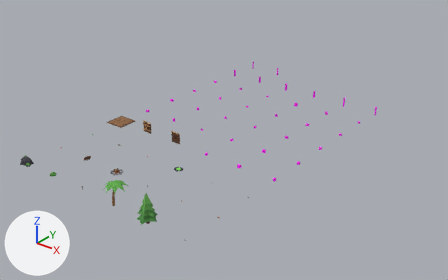
Before and after pictures for a commit that changed the OBJ model assets/models/tidebound_models.obj.
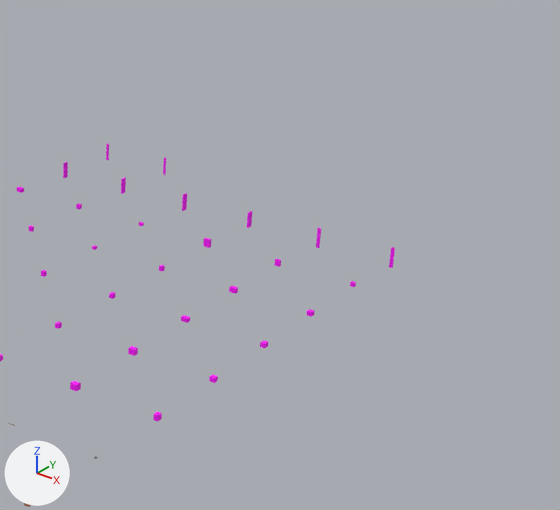
There are two pictures of each version: one whole from a 50 mm camera at (352.0, -217.0, 207.0) aimed at (68.0, 138.0, -14.0), one close up on the part from 46% to 100% of the width and 0% to 78% of the height. The axes (+X, +Y, +Z) are drawn at lower left. The lights are the same throughout. The older version's two pictures come first. Where no turn or scale is listed for an object, it has been applied to the vertices. Vertices at exactly the same position are counted once.

Names of what the first close-up shows: 'tidebound_models'.
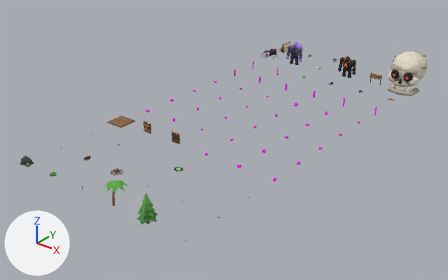
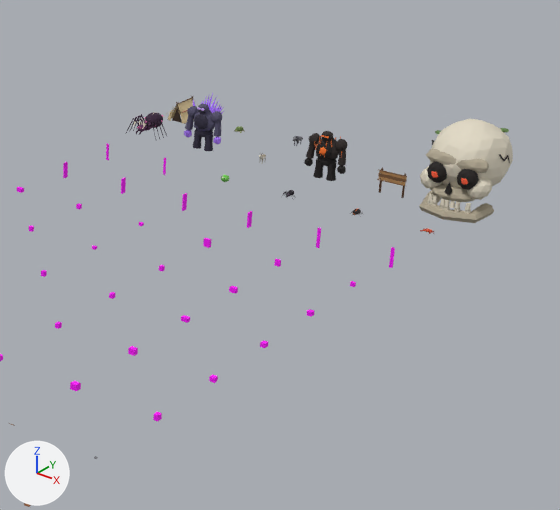
Edits to the bpy script that builds the scene:
```text
Change me_tidebound_models:
    remove me_tidebound_models.from_pydata(...)  # 9064 vertices, 8462 faces; spans x -8.0..151.0, y -8.0..270.0, z -4.0..21.0
    add me_tidebound_models.from_pydata(...)  # 14148 vertices, 15414 faces; spans x -8.0..165.0, y -8.0..339.0, z -4.0..36.0
    me_tidebound_models part 1: 4562 vertices added at x -8.0..165.0, y 267.0..339.0, z -1.0..36.0
    other edits to the shape of me_tidebound_models do not show in these pictures
    add me_tidebound_models.materials.append(mat_slimegoo_001)  # green #6ec450
    add me_tidebound_models.materials.append(mat_slimecore)  # dark green #3c7828
    add me_tidebound_models.materials.append(mat_eyewhite)  # white #f0ecdc
    add me_tidebound_models.materials.append(mat_eyedark)  # black #161210
    add me_tidebound_models.materials.append(mat_slimemud)  # brown #5a5034
    add me_tidebound_models.materials.append(mat_crawlerdark)  # black #28222c
    add me_tidebound_models.materials.append(mat_crawlerbody)  # dark grey #463c4a
    add me_tidebound_models.materials.append(mat_crawlerglow)  # green #8cffaa
    add me_tidebound_models.materials.append(mat_lava)  # orange #ff7828
    add me_tidebound_models.materials.append(mat_beetleshell)  # black #282022
    add me_tidebound_models.materials.append(mat_beetleunder)  # brown #46322c
    add me_tidebound_models.materials.append(mat_crabshell)  # red #d65434
    add me_tidebound_models.materials.append(mat_crabshelldark)  # red #a03624
    add me_tidebound_models.materials.append(mat_eyedark_001)  # black #161210
    add me_tidebound_models.materials.append(mat_crabunder)  # beige #f0c496
    add me_tidebound_models.materials.append(mat_queendark)  # dark purple #361c38
    add me_tidebound_models.materials.append(mat_queenbody)  # dark purple #60345c
    add me_tidebound_models.materials.append(mat_queenbone)  # pale yellow #e8dec8
    add me_tidebound_models.materials.append(mat_queenglow)  # pink #ff78be
    add me_tidebound_models.materials.append(mat_wardenstone)  # greyish blue #54506c
    add me_tidebound_models.materials.append(mat_wardendark)  # dark blue #302c40
    add me_tidebound_models.materials.append(mat_crystalglow)  # purple #d2aaff
    add me_tidebound_models.materials.append(mat_crystal)  # purple #aa78fa
    add me_tidebound_models.materials.append(mat_goatwooldark)  # beige #a89c88
    add me_tidebound_models.materials.append(mat_goatwool)  # light grey #e2dcce
    add me_tidebound_models.materials.append(mat_eyedark_002)  # black #161210
    add me_tidebound_models.materials.append(mat_goathorn)  # brown #786856
    add me_tidebound_models.materials.append(mat_golemrock)  # black #2e2624
    add me_tidebound_models.materials.append(mat_golemdark)  # black #1c1818
    add me_tidebound_models.materials.append(mat_lava_001)  # orange #ff7828
    add me_tidebound_models.materials.append(mat_signboard)  # brown #b08454
    add me_tidebound_models.materials.append(mat_signedge)  # brown #785434
    add me_tidebound_models.materials.append(mat_nail)  # dark grey #3c3c40
    add me_tidebound_models.materials.append(mat_signpost)  # brown #5c3e28
    add me_tidebound_models.materials.append(mat_rope)  # brown #ceb680
    add me_tidebound_models.materials.append(mat_skullshade)  # beige #b2a892
    add me_tidebound_models.materials.append(mat_skullbone)  # pale yellow #e2dac6
    add me_tidebound_models.materials.append(mat_skullhole)  # black #1e1816
    add me_tidebound_models.materials.append(mat_ember_001)  # red #ff603c
    add me_tidebound_models.materials.append(mat_moss_001)  # green #608046
    add me_tidebound_models.materials.append(mat_tentdoor)  # brown #3a281c
    add me_tidebound_models.materials.append(mat_tenthide)  # beige #e2cc9e
    add me_tidebound_models.materials.append(mat_tenthidedark)  # brown #c4aa7c
    add me_tidebound_models.materials.append(mat_tentpole)  # brown #60422a
    add me_tidebound_models.materials.append(mat_rope_001)  # brown #ceb680
    add me_tidebound_models.materials.append(mat_tentstripe)  # red #aa4634
    add me_tidebound_models.materials.append(mat_eyedark_003)  # black #161210
    add me_tidebound_models.materials.append(mat_turtleskin)  # green #96a068
    add me_tidebound_models.materials.append(mat_turtleplate)  # green #809652
    add me_tidebound_models.materials.append(mat_turtlerim)  # yellow #beaa6e
    add me_tidebound_models.materials.append(mat_turtleshell)  # dark green #607840
    add me_tidebound_models.materials.append(mat_wolfbelly)  # light grey #c8c4ba
    add me_tidebound_models.materials.append(mat_wolffur)  # grey #7a7a80
    add me_tidebound_models.materials.append(mat_wolffurdark)  # dark grey #52525a
    add me_tidebound_models.materials.append(mat_eyewhite_001)  # white #f0ecdc
    add me_tidebound_models.materials.append(mat_eyedark_004)  # black #161210
    add me_tidebound_models.materials.append(mat_wolfnose)  # black #1e1a1a
```

Boxes [x1, y1, x2, y2] around the edits, measured in the close-ups (560 x 510 px):
'tidebound_models', reshaped
    before: [0, 143, 395, 507]
    after: [0, 93, 513, 507]
part 1 of me_tidebound_models, added
    after: [126, 93, 513, 234]
